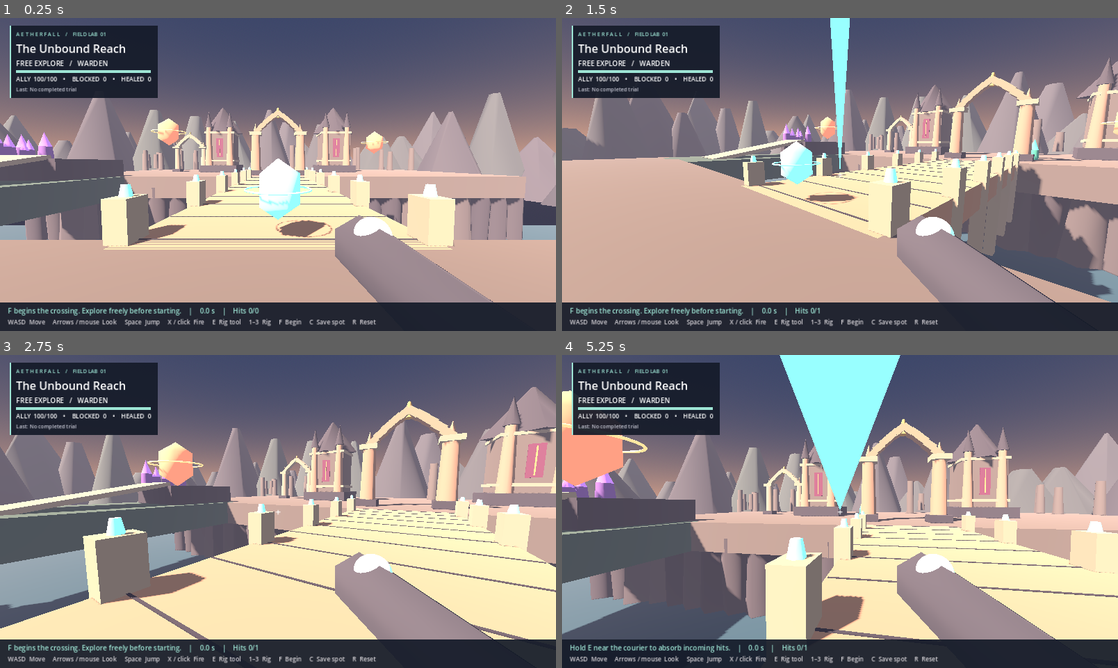
Above: before the commit, frames 1-4 (two rows, left to right).
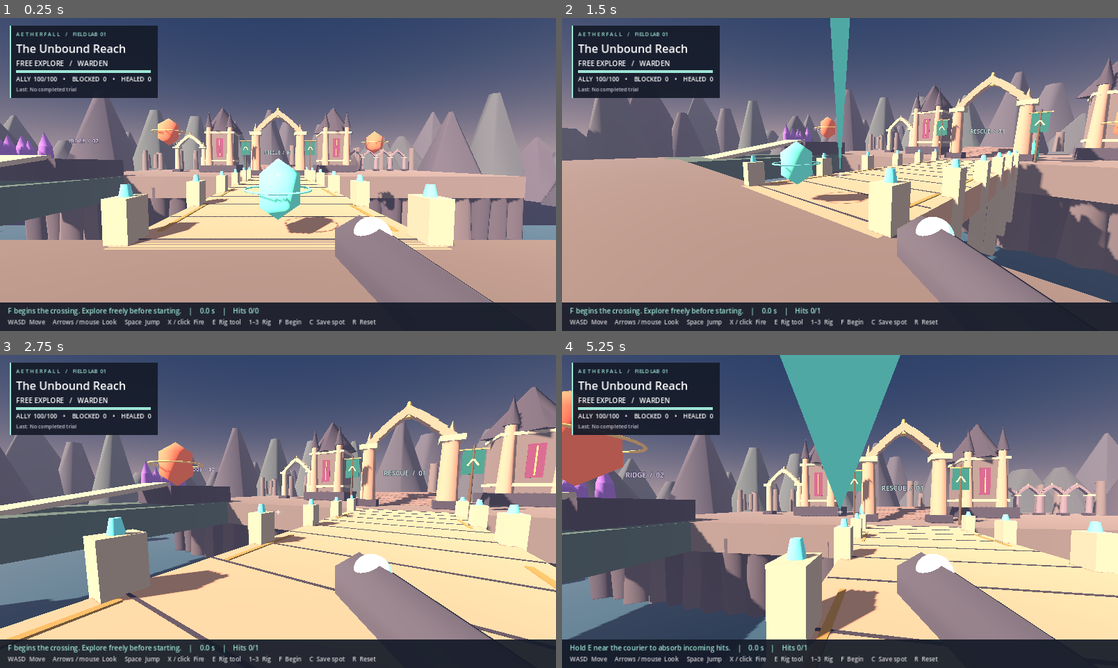
Above: after the commit, the same moments.

Repository: brysonandtiff-ops/AETHERFALL---REALMS-COLLIDE---HORIZEN-GAME-ENGINE-PROTOTYPE
Game: Godot game, scene res://scenes/levels/arenas/unbound_reach.tscn
The game is run twice, just before and just after one commit, with the same random seed, the same clock (stepped at 60 frames per second) and the same inputs. This scene is started directly instead of the project's main scene.
Inputs (mouse positions are in pixels of both pictures, inside the frame that each line leads up to):
- Up to frame 1 (0.25 s): no input
- Up to frame 2 (1.5 s): tap Enter at 0.5 s; move the mouse to (962, 158) at 0.52 s; hold D 0.53-1.28 s; hold Shift 0.53-1.28 s; click (962, 158) at 0.67 s; tap Space at 0.77 s; move the mouse to (812, 174) at 1.27 s; hold W from 1.28 s (still down); tap X at 1.35 s
- Up to frame 3 (2.75 s): keep holding W; tap Space at 1.52 s; move the mouse to (289, 505) at 2.02 s; hold E from 2.03 s (still down)
- Up to frame 4 (5.25 s): keep holding W; move the mouse to (834, 517) at 2.77 s; release E at 2.78 s; tap F at 2.85 s; click (834, 517) at 2.92 s; tap Space at 3.02, 3.77, 4.52 s; move the mouse to (878, 514) at 3.52 s; tap R at 3.6 s; move the mouse to (795, 508) at 4.27 s; tap C at 4.35 s; move the mouse to (845, 511) at 5.02 s; tap 1 at 5.1 s; click (845, 511) at 5.17 s

The runs differ from the first frame. In frame 1, 8.6% of the frame differs, in the area x 0-100%, y 24-91%; in frame 2, 11%; in frame 3, 12%; in frame 4, 17%, in the area x 0-100%, y 0-91%.

Commit message:
fix(horizen): boot the WASM range under route-scoped CSP and verify live input events; improve route readability

Diff:
--- a/game/scenes/levels/arenas/unbound_reach.tscn
+++ b/game/scenes/levels/arenas/unbound_reach.tscn
@@ -1,6 +1,10 @@
-[gd_scene load_steps=2 format=3]
+[gd_scene load_steps=3 format=3]
 
 [ext_resource type="Script" path="res://scripts/levels/reach/range.gd" id="1"]
+[ext_resource type="Script" path="res://scripts/levels/reach/landmarks.gd" id="2"]
 
 [node name="TheUnboundReach" type="Node3D"]
 script = ExtResource("1")
+
+[node name="Wayfinding" type="Node" parent="."]
+script = ExtResource("2")
--- /dev/null
+++ b/game/scripts/levels/reach/landmarks.gd
@@ -0,0 +1,64 @@
+extends Node
+# Visual landmarks for this engineering blockout. Labels are not hero art or canon.
+var last_phase := ""
+
+func _ready() -> void:
+    call_deferred("finish_lighting")
+
+func _process(_dt: float) -> void:
+    var s = get_parent()
+    if s.phase != last_phase:
+        last_phase = s.phase
+        print("AF_RANGE_STATE ",last_phase," / ",s.RIGS[s.mode]," / ally ",s.ally_hp)
+
+func finish_lighting() -> void:
+    var s = get_parent()
+    var v = s.valley
+    var env: Environment = s.get_world_3d().environment
+    if env != null:
+        env.tonemap_mode = Environment.TONE_MAPPER_FILMIC
+        env.tonemap_exposure = 0.90
+        env.ambient_light_energy = 0.50
+        env.fog_density = 0.004
+        env.fog_light_color = Color("827b91")
+        var sky_mat: ProceduralSkyMaterial = env.sky.sky_material
+        sky_mat.sky_horizon_color = Color("9b8589")
+        sky_mat.sky_top_color = Color("263655")
+    for child in s.get_children():
+        if child is DirectionalLight3D:
+            child.light_energy = 0.95
+            child.rotation_degrees = Vector3(-34,-37,0)
+    for mat in v.mats.values():
+        if mat.emission_enabled: mat.emission_energy_multiplier = 0.25
+    for z in [-7.0,1.0,6.0]:
+        for side in [-1,1]:
+            v.block("BrassKerb",Vector3(side*2.72,0.025,z),Vector3(0.12,0.03,3.0),Color("ad8250"))
+    # Split pennants mark the end of the crossing. They flank, never block, the route.
+    for side in [-1,1]:
+        var x: float = side*4.1
+        v.column("SignalMast",Vector3(x,2.3,-14.3),0.10,0.065,4.6,Color("665142"),8)
+        v.block("SignalCrossbar",Vector3(x,4.36,-14.3),Vector3(1.55,0.085,0.11),Color("b89768"))
+        v.block("RescuePennant",Vector3(x,3.47,-14.3),Vector3(1.18,1.66,0.07),Color("236d68"))
+        v.block("PennantChevron",Vector3(x-0.16,3.46,-14.24),Vector3(0.11,0.52,0.05),Color("d3bf92"),false,-0.58)
+        v.block("PennantChevron",Vector3(x+0.16,3.46,-14.24),Vector3(0.11,0.52,0.05),Color("d3bf92"),false,0.58)
+    for j in range(7):
+        v.block("CrownStair",Vector3(0,0.05+j*0.095,-19.2-j*0.72),Vector3(8.0,0.10+j*0.19,0.75),Color("8c7370"),true)
+    for j in range(4):
+        var x := 16.0+j*2.9
+        v.arch(x,-31,0.5,Color("887581"))
+    # Each region has a shape and a word as well as a color.
+    marker(s,Vector3(0,3.0,-16.0),"RESCUE  /  01",Color("b7f1d4"))
+    marker(s,Vector3(-22,4.1,-11.5),"RIDGE  /  02",Color("e0c3f0"))
+    marker(s,Vector3(15,3.0,20),"MARKET  /  03",Color("e8c3a2"))
+
+func marker(scene, where: Vector3, text: String, tint: Color) -> void:
+    var l := Label3D.new()
+    l.text = text
+    l.font_size = 40
+    l.pixel_size = 0.015
+    l.modulate = tint
+    l.outline_size = 9
+    l.outline_modulate = Color("272638")
+    l.billboard = BaseMaterial3D.BILLBOARD_ENABLED
+    l.position = where
+    scene.add_child(l)
